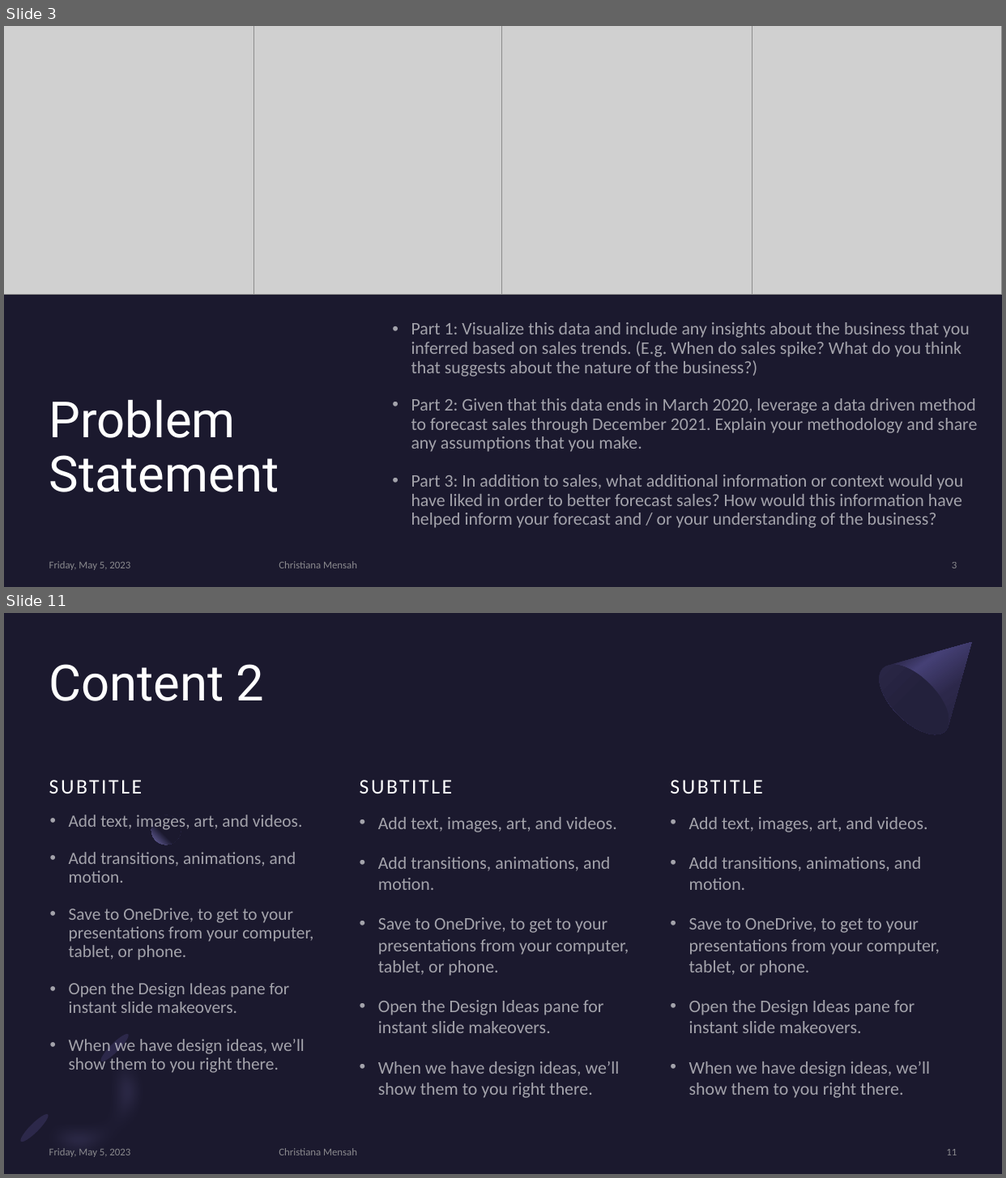
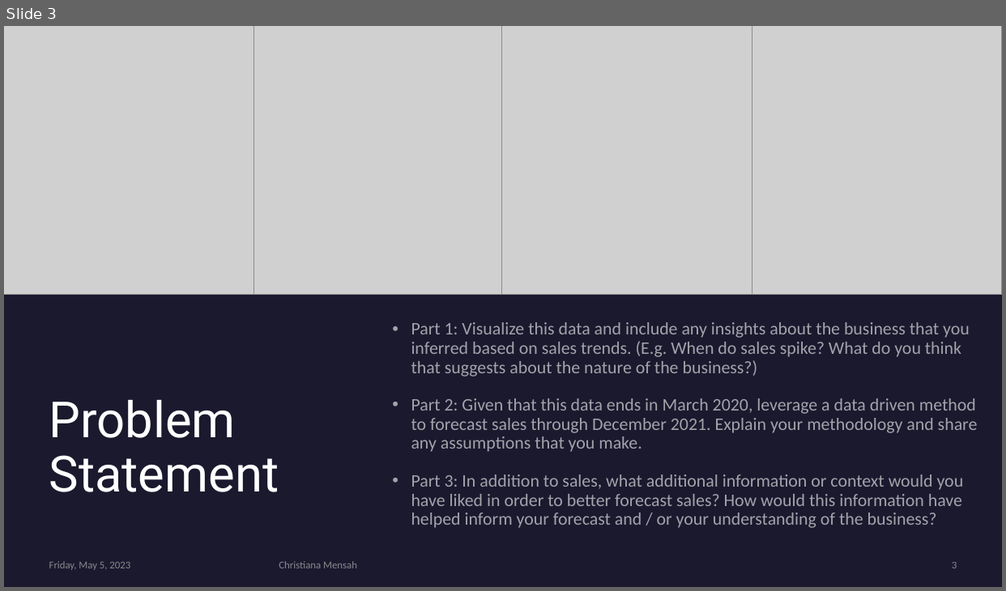
Before and after one commit to cmensah11/ForcastingCase, a slide deck: Forecast Analysis and SQL Queries.pptx. Shown one above the other, each under a label of ours: slides 3 and 11 before the commit, slide 3 after it; the slides between them are not shown. The pictures are 1006x1178 and 1006x591 pixels, drawn with LibreOffice and Linux fonts; fonts in the diff are those of the drawing; grey boxes stand for pictures. Boxes give left, top, right and bottom in pixels: in the first picture for what was removed or moved away, otherwise in the second. Text is boxed around its words. In the diff, an @@ line names an element or a change of style, - is before the commit and + after.

```diff
--- a/Forecast Analysis and SQL Queries.pptx
+++ b/Forecast Analysis and SQL Queries.pptx
@@ slide 11 removed at (4, 613, 1002, 1174), background #1B192E @@
@@ freeform shape removed at (867, 613, 1002, 747) @@
@@ ellipse removed at (867, 653, 961, 747) @@
@@ title removed at (49, 664, 265, 701) @@
-Content 2
@@ text removed at (49, 755, 341, 798) @@
-SUBTITLE
@@ text removed at (360, 755, 651, 798) @@
-SUBTITLE
@@ text removed at (671, 755, 962, 798) @@
-SUBTITLE
@@ text removed at (69, 815, 313, 1073) @@
-• Add text, images, art, and videos.
-• Add transitions, animations, and motion.
-• Save to OneDrive, to get to your presentations from your computer, tablet, or phone.
-• Open the Design Ideas pane for instant slide makeovers.
-• When we have design ideas, we’ll show them to you right there.
@@ ellipse removed at (151, 815, 181, 845) @@
@@ text removed at (378, 817, 629, 1098) @@
-• Add text, images, art, and videos.
-• Add transitions, animations, and motion.
-• Save to OneDrive, to get to your presentations from your computer, tablet, or phone.
-• Open the Design Ideas pane for instant slide makeovers.
-• When we have design ideas, we’ll show them to you right there.
@@ text removed at (689, 817, 940, 1098) @@
-• Add text, images, art, and videos.
-• Add transitions, animations, and motion.
-• Save to OneDrive, to get to your presentations from your computer, tablet, or phone.
-• Open the Design Ideas pane for instant slide makeovers.
-• When we have design ideas, we’ll show them to you right there.
@@ freeform shape removed at (12, 1025, 184, 1174) @@
@@ ellipse removed at (98, 1032, 131, 1065) @@
@@ ellipse removed at (18, 1112, 51, 1145) @@
@@ text removed at (49, 1148, 130, 1157) @@
-Friday, May 5, 2023
@@ text removed at (279, 1148, 357, 1156) @@
-Christiana Mensah
@@ page number removed at (946, 1149, 957, 1156) @@
-11
```
Also in this commit, not shown: 6 slides changed, 8 slides added, 4 other slides removed, 1 other file.
